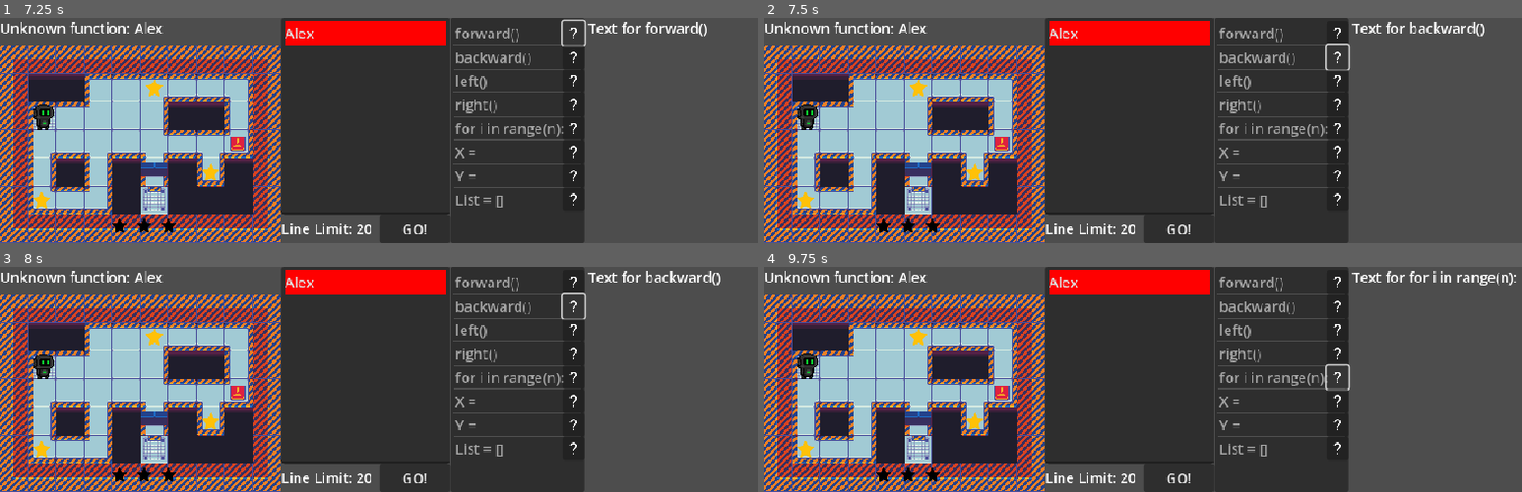
Above: before the commit, frames 1-4 (two rows, left to right).
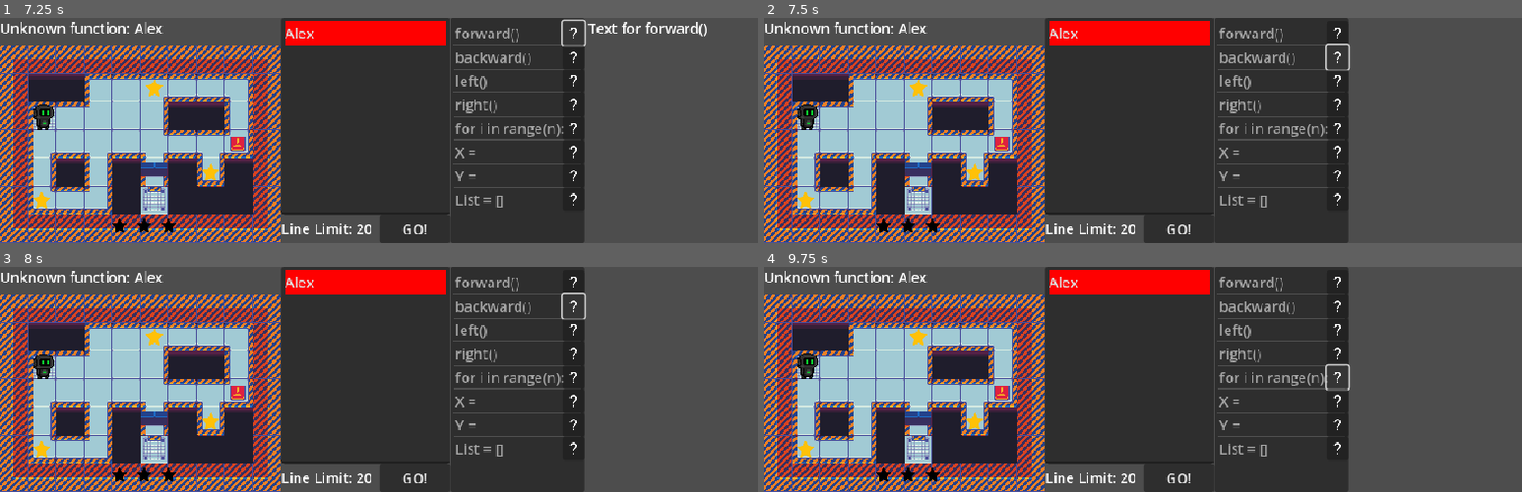
Above: after the commit, the same moments.

Repository: BingloGames/Robot-Bachelor
Game: Godot game, scene res://start_menu.tscn
Two runs of this game, one before a commit and one after it. Both use one fixed random seed, a clock stepped at 60 frames per second and the inputs below.
Inputs (mouse positions are in pixels of both pictures, inside the frame that each line leads up to):
- Up to frame 1 (7.25 s): click "Start" at 0.5 s; click "1 Player" at 1.25 s; tap Enter (ui_accept) at 2, 2.27, 3.5, 3.77 s; move the mouse to (568, 119) at 2.02 s; hold Right (ui_right) 2.03-2.75 s; click "5" at 2.75 s; move the mouse to (234, 141) at 3.52 s; hold Down (ui_down) 3.53-4.25 s; click (363, 117) at 4.27 s; type "Alex" at 4.35 s; click "GO!" at 5 s; click "GO!" at 5.75 s; click (576, 33) at 6.5 s
- Up to frame 2 (7.5 s): click (1340, 56) at 7.25 s
- Up to frame 3 (8 s): no input
- Up to frame 4 (9.75 s): click (1340, 330) at 8 s; click (1340, 352) at 8.75 s; click (1340, 377) at 9.5 s

Frame 1 is identical in both runs. In frame 2, 0.4% of the frame differs, in the area x 77-96%, y 1-9%; in frame 3, 0.4%; in frame 4, 0.5%, in the area x 77-100%, y 1-9%.

Commit message:
updated item_list, now it wont paste if the last line is not empty

Diff:
--- a/robot-project/item_list.gd
+++ b/robot-project/item_list.gd
@@ -41,7 +41,15 @@
 
 #Button 2:
 func _on_button_2_mouse_entered() -> void:
-	get_node("Text").set_text("Text for backward()")
+	item = get_node("ItemList").get_item_text(1)
+	var file_path = path + language + item + ".txt"
+	if FileAccess.file_exists(file_path):
+		var file = FileAccess.open(file_path, FileAccess.READ)
+		if file:
+			var content = file.get_as_text()
+			get_node("Text").set_text(content)
+		else:
+			print("Error opening file: ", file)
 	get_node("Text").show()
 	pass # Replace with function body.
 
@@ -51,7 +59,15 @@
 
 #Button 3:
 func _on_button_3_mouse_entered() -> void:
-	get_node("Text").set_text("Text for left()")
+	item = get_node("ItemList").get_item_text(2)
+	var file_path = path + language + item + ".txt"
+	if FileAccess.file_exists(file_path):
+		var file = FileAccess.open(file_path, FileAccess.READ)
+		if file:
+			var content = file.get_as_text()
+			get_node("Text").set_text(content)
+		else:
+			print("Error opening file: ", file)
 	get_node("Text").show()
 	pass # Replace with function body.
 
@@ -61,7 +77,15 @@
 
 #Button 4:
 func _on_button_4_mouse_entered() -> void:
-	get_node("Text").set_text("Text for right()")
+	item = get_node("ItemList").get_item_text(3)
+	var file_path = path + language + item + ".txt"
+	if FileAccess.file_exists(file_path):
+		var file = FileAccess.open(file_path, FileAccess.READ)
+		if file:
+			var content = file.get_as_text()
+			get_node("Text").set_text(content)
+		else:
+			print("Error opening file: ", file)
 	get_node("Text").show()
 	pass # Replace with function body.
 
@@ -71,7 +95,15 @@
 
 #Button 5:
 func _on_button_5_mouse_entered() -> void:
-	get_node("Text").set_text("Text for for i in range(n):")
+	item = get_node("ItemList").get_item_text(4)
+	var file_path = path + language + item + ".txt"
+	if FileAccess.file_exists(file_path):
+		var file = FileAccess.open(file_path, FileAccess.READ)
+		if file:
+			var content = file.get_as_text()
+			get_node("Text").set_text(content)
+		else:
+			print("Error opening file: ", file)
 	get_node("Text").show()
 	pass # Replace with function body.
 
@@ -81,7 +113,15 @@
 
 #Button 6:
 func _on_button_6_mouse_entered() -> void:
-	get_node("Text").set_text("Text for X = ")
+	item = get_node("ItemList").get_item_text(5)
+	var file_path = path + language + item + ".txt"
+	if FileAccess.file_exists(file_path):
+		var file = FileAccess.open(file_path, FileAccess.READ)
+		if file:
+			var content = file.get_as_text()
+			get_node("Text").set_text(content)
+		else:
+			print("Error opening file: ", file)
 	get_node("Text").show()
 	pass # Replace with function body.
 
@@ -91,7 +131,15 @@
 
 #Button 7:
 func _on_button_7_mouse_entered() -> void:
-	get_node("Text").set_text("Text for Y = ")
+	item = get_node("ItemList").get_item_text(6)
+	var file_path = path + language + item + ".txt"
+	if FileAccess.file_exists(file_path):
+		var file = FileAccess.open(file_path, FileAccess.READ)
+		if file:
+			var content = file.get_as_text()
+			get_node("Text").set_text(content)
+		else:
+			print("Error opening file: ", file)
 	get_node("Text").show()
 	pass # Replace with function body.
 
@@ -101,7 +149,15 @@
 
 #Button 8:
 func _on_button_8_mouse_entered() -> void:
-	get_node("Text").set_text("Text for List = []")
+	item = get_node("ItemList").get_item_text(7)
+	var file_path = path + language + item + ".txt"
+	if FileAccess.file_exists(file_path):
+		var file = FileAccess.open(file_path, FileAccess.READ)
+		if file:
+			var content = file.get_as_text()
+			get_node("Text").set_text(content)
+		else:
+			print("Error opening file: ", file)
 	get_node("Text").show()
 	pass # Replace with function body.
 
@@ -114,10 +170,17 @@
 	function = str(itemsList[index]) + "\n"
 	var line_limit = get_node("/root/Node2D/code").line_limit
 	var current_line = get_node("/root/Node2D/code/TextEdit").get_line_count()
-	if current_line >= line_limit:
+	if current_line > line_limit:
 		print("more code lines than line limit")
 		return
+
+	if current_line == line_limit:
+		var line = get_node("/root/Node2D/code/TextEdit").get_line(current_line-1)
+		if line == "":
+			get_node("/root/Node2D/code/TextEdit").text += function
+
 	else:
 		get_node("/root/Node2D/code/TextEdit").text += function
+
 	pass # Replace with function body.
 	# Example usage, assuming TextEdit node is named "MyTextEdit"
